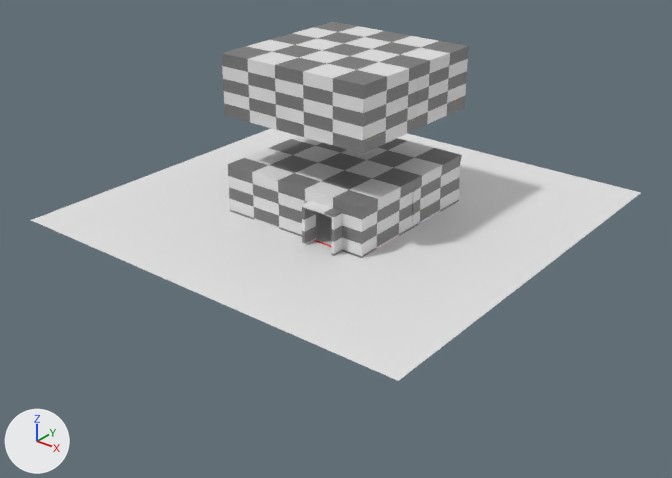
The Blender file scenes/portal_demo/sixrooms.blend, before and after one commit.
Camera for both pictures: a 50 mm camera at (48.4, -62.0, 32.9) aimed at (-0.7, -0.6, -5.2). Arrows for +X, +Y and +Z are at lower left; the lights stay in place.

The scene before the commit, as lines of its bpy script (objects in view):
```python
ob_floororange = bpy.data.objects.new('FloorOrange', me_plane_002)
ob_floororange.parent = ob_room1
ob_floororange.location = (-3.649, -3.64, -1.81)
ob_floororange.scale = (3.64, 3.64, 1.0)
ob_floorpurple = bpy.data.objects.new('FloorPurple', me_plane_003)
ob_floorpurple.parent = ob_room1
ob_floorpurple.location = (-3.649, 3.637, -1.81)
ob_floorpurple.scale = (3.64, 3.64, 1.0)
ob_plane = bpy.data.objects.new('Plane', me_plane)
ob_plane.location = (0.0, 0.0, -1.82)
ob_plane.scale = (20.0, 20.0, 1.0)
ob_room1 = bpy.data.objects.new('Room1', me_room1)
ob_room1.location = (0.0, 0.0, 0.0)
ob_room1.rotation_euler = (1.571, 0.0, 0.0)  # degrees (90, 0, 0)
ob_room2 = bpy.data.objects.new('Room2', me_room2_001)
ob_room2.location = (0.0, 0.0, 10.0)
ob_room2.rotation_euler = (1.571, 0.0, 0.0)  # degrees (90, 0, 0)
```
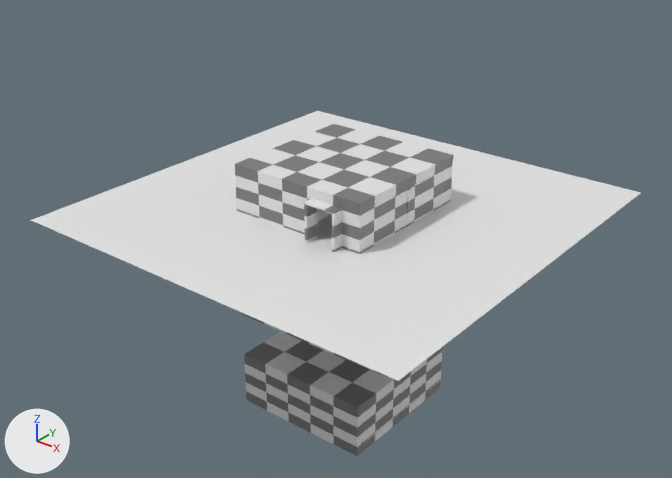
Location of each change, [x1, y1, x2, y2] in pixels of the pictures (672 x 478 px):
'Room2', moved, rescaled: before [222, 22, 469, 154]; after [242, 313, 359, 365]
'Room1', moved, rescaled: before [228, 136, 462, 258]; after [235, 124, 454, 254]
'Room2.001', added: after [244, 332, 443, 456]
'FloorRed', moved, rescaled: before [316, 216, 332, 246]; after [316, 214, 408, 254]
'Portal5', added: after [317, 209, 331, 220]
'FloorOrange', moved, rescaled: before [316, 212, 326, 221]; after [358, 412, 402, 448]
'FloorPurple', moved, rescaled (not visible before): after [402, 380, 441, 412]
'FloorBlue', moved, rescaled (not visible before): after [410, 201, 451, 225]

Patch to the scene script:
```diff
--- a/scenes/portal_demo/sixrooms.blend.py
+++ b/scenes/portal_demo/sixrooms.blend.py
@@ me_portal5 @@
+me_portal5.from_pydata(...)  # a box spanning x -1.6..1.6, y -0.1..0.1, z -1.8..2.0
@@ ob_room2 @@
 ob_room2 = bpy.data.objects.new('Room2', me_room2_001)
-ob_room2.location = (0.0, 0.0, 10.0)
+ob_room2.location = (-0.08, 0.0, -10.0)
 ob_room2.rotation_euler = (1.571, 0.0, 0.0)  # degrees (90, 0, 0)
+ob_room2.scale = (0.936, 1.0, 0.936)
@@ ob_room1 @@
 ob_room1 = bpy.data.objects.new('Room1', me_room1)
-ob_room1.location = (0.0, 0.0, 0.0)
+ob_room1.location = (-0.08, 0.0, 0.0)
 ob_room1.rotation_euler = (1.571, 0.0, 0.0)  # degrees (90, 0, 0)
+ob_room1.scale = (0.936, 1.0, 0.936)
@@ ob_floororange @@
 ob_floororange = bpy.data.objects.new('FloorOrange', me_plane_002)
-ob_floororange.parent = ob_room1
-ob_floororange.matrix_parent_inverse = Matrix(((1.0, 0.0, 0.0, 0.0), (0.0, 0.0, 1.0, 0.0), (0.0, -1.0, 0.0, 0.0), (0.0, 0.0, 0.0, 1.0)))
+ob_floororange.parent = ob_room2_001
+ob_floororange.matrix_parent_inverse = Matrix(((1.068, 0.0, 0.0, 0.0817), (0.0, 0.0, 1.0, -10.0), (0.0, -1.068, 0.0, 0.0), (0.0, 0.0, 0.0, 1.0)))
 ob_floororange.location = (-3.649, -3.64, -1.81)
@@ ob_floorpurple @@
 ob_floorpurple = bpy.data.objects.new('FloorPurple', me_plane_003)
-ob_floorpurple.parent = ob_room1
-ob_floorpurple.matrix_parent_inverse = Matrix(((1.0, 0.0, 0.0, 0.0), (0.0, 0.0, 1.0, 0.0), (0.0, -1.0, 0.0, 0.0), (0.0, 0.0, 0.0, 1.0)))
+ob_floorpurple.parent = ob_room2_001
+ob_floorpurple.matrix_parent_inverse = Matrix(((1.068, 0.0, 0.0, 0.0817), (0.0, 0.0, 1.0, -10.0), (0.0, -1.068, 0.0, 0.0), (0.0, 0.0, 0.0, 1.0)))
 ob_floorpurple.location = (-3.649, 3.637, -1.81)
@@ ob_room2_001 @@
+ob_room2_001 = bpy.data.objects.new('Room2.001', me_room2_001.copy())  # the mesh of ob_room2
+ob_room2_001.location = (-0.08, 0.0, -20.0)
+ob_room2_001.rotation_euler = (1.571, 0.0, 0.0)  # degrees (90, 0, 0)
+ob_room2_001.scale = (0.936, 1.0, 0.936)
@@ ob_portal5 @@
+ob_portal5 = bpy.data.objects.new('Portal5', me_portal5)
+ob_portal5.location = (0.0, -3.4, -0.1)
+ob_portal5.rotation_euler = (0.0, 0.0, 7.854)  # degrees (0, 0, 90)
+ob_portal5.scale = (0.936, 0.936, 1.0)
```
